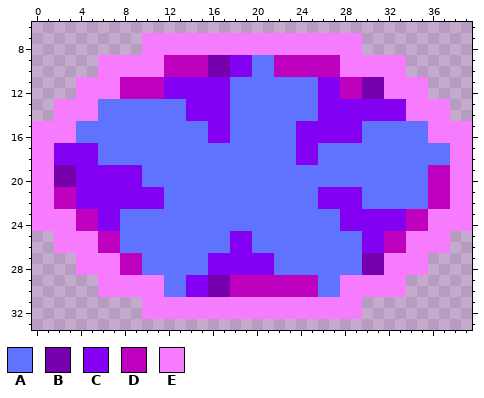
Two states of a pixel-art sprite, resource/object/exit/2.png. Above is the file before it was changed.
The file is 480x480 pixels, drawn in blocks of 12x12; one block is one cell here. Shown: x 0..39, y 6..33.
Palette (. is transparent): A #5f73ff  B #7600ad  C #8300f3  D #bf00bf  E #f77bff
Once edited:
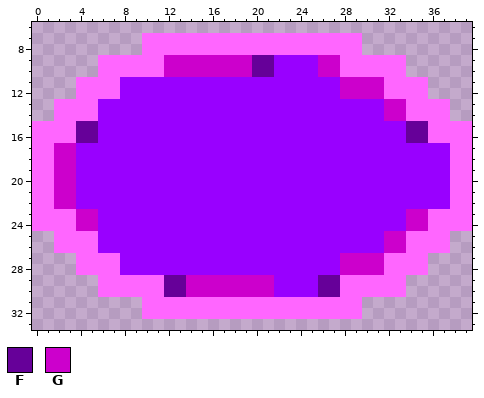
Colours new in this view: F #660099  G #cc00cc
The exact change:
colour A: #5f73ff -> #9900ff
colour E: #f77bff -> #ff66ff
Changed rows in their new state; - is a pixel that keeps its letter.
first column x 2:
 9 ----------GGGGGGGGFFAAAAGG----------
10 ----------GGGGGGGGFFAAAAGG----------
11 ------AAAAAAAAAA--------AAGGGG------
12 ------AAAAAAAAAA--------AAGGGG------
13 ------------AAAA--------AAAAAAGG----
14 ------------AAAA--------AAAAAAGG----
15 --FF----------AA------AAAAAA----FF--
16 --FF----------AA------AAAAAA----FF--
17 GGAA------------------AA------------
18 GGAA------------------AA------------
19 GGAAAAAA--------------------------AA
20 GGAAAAAA--------------------------AA
21 GGAAAAAAAA--------------AAAA------AA
22 GGAAAAAAAA--------------AAAA------AA
23 --GGAA--------------------AAAAAAGG--
24 --GGAA--------------------AAAAAAGG--
25 ----AA----------AA----------AAGG----
26 ----AA----------AA----------AAGG----
27 ------AA------AAAAAA------GGGG------
28 ------AA------AAAAAA------GGGG------
29 ----------FFGGGGGGGGAAAAFF----------
30 ----------FFGGGGGGGGAAAAFF----------
Changed places in both pictures, as pixel boxes (x1, y1, x2, y2):
changed: (32, 33, 472, 319)
